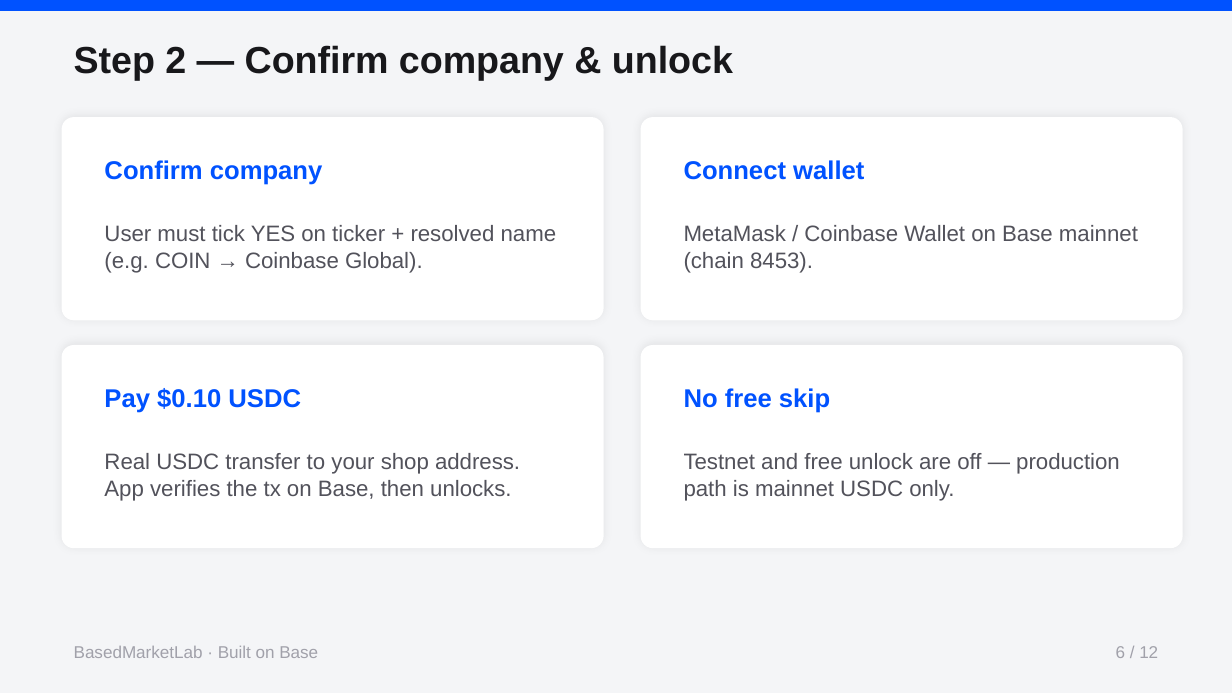
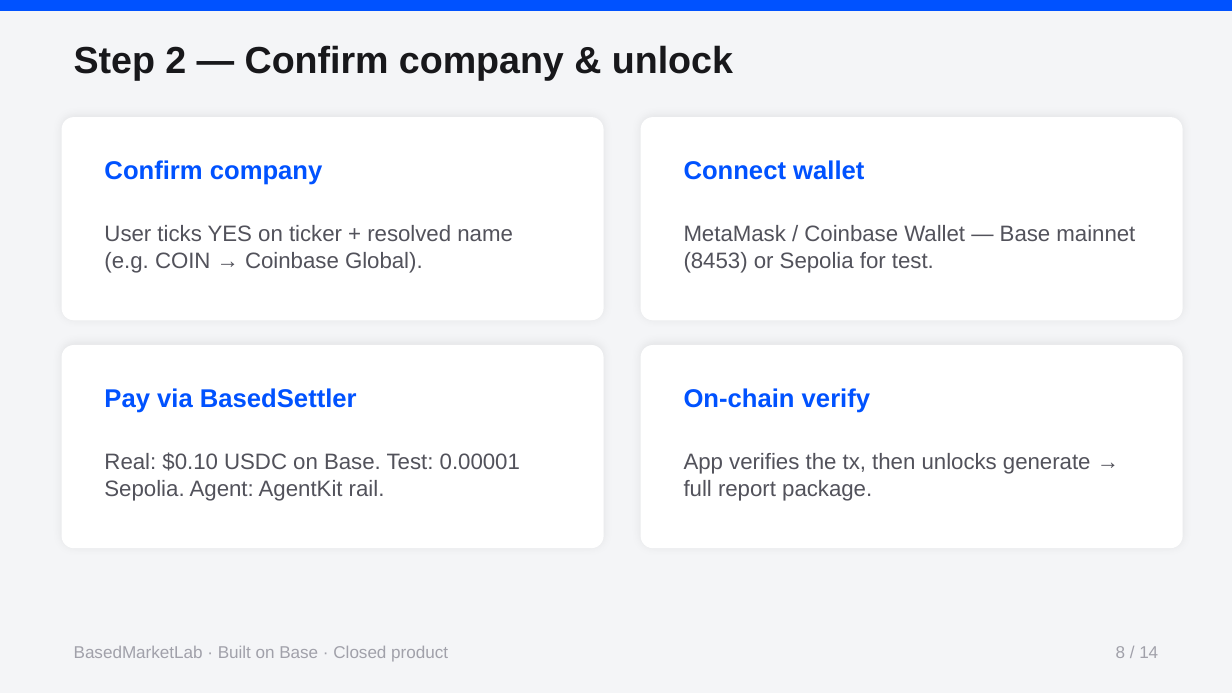
Before and after one commit to ikwo2x-ui/BasedCenter-site, a slide deck: slide 8 of presentations/BasedMarketLab-How-It-Works.pptx (slide 6 before the commit). Drawn at 1232x693 pixels with LibreOffice and Linux fonts; fonts in the diff are those of the drawing. Boxes give left, top, right and bottom in pixels: in the first picture for what was removed or moved away, otherwise in the second. Text is boxed around its words. In the diff, an @@ line names an element or a change of style, - is before the commit and + after.

Commit message:
Point live app to Vercel HTTPS; refresh BasedMarketLab deck ($0.10 USDC).
GitHub Pages is presentations + public front door only. Product source stays closed.

```diff
--- a/presentations/BasedMarketLab-How-It-Works.pptx
+++ b/presentations/BasedMarketLab-How-It-Works.pptx
@@ text at <box>104,225,513,273</box>: text changed @@
-User must tick YES on ticker + resolved name (e.g. COIN → Coinbase Global).
+User ticks YES on ticker + resolved name (e.g. COIN → Coinbase Global).
@@ text at <box>684,225,1135,273</box>: text changed @@
-MetaMask / Coinbase Wallet on Base mainnet (chain 8453).
+MetaMask / Coinbase Wallet — Base mainnet (8453) or Sepolia for test.
@@ text at <box>104,388,357,413</box>: text changed @@
-Pay $0.10 USDC
+Pay via BasedSettler
@@ text at <box>684,388,870,413</box>: text changed @@
-No free skip
+On-chain verify
@@ text at <box>104,452,520,501</box>: text changed @@
-Real USDC transfer to your shop address. App verifies the tx on Base, then unlocks.
+Real: $0.10 USDC on Base. Test: 0.00001 Sepolia. Agent: AgentKit rail.
@@ text at <box>684,453,1091,501</box>: text changed @@
-Testnet and free unlock are off — production path is mainnet USDC only.
+App verifies the tx, then unlocks generate → full report package.
@@ text at <box>74,646,448,661</box>: text changed @@
-BasedMarketLab · Built on Base
+BasedMarketLab · Built on Base · Closed product
@@ text at <box>1116,646,1158,658</box>: text changed @@
-6 / 12
+8 / 14
```
Also in this commit, not shown: 9 other slides changed, 4 slides added, 2 slides removed, 4 other files.
